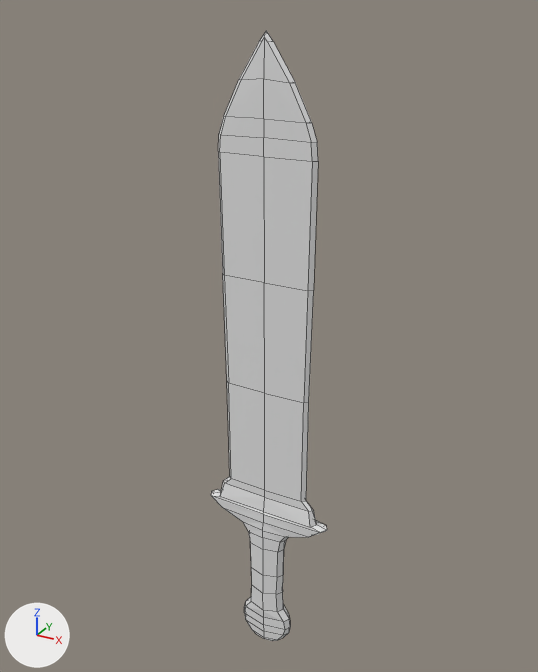
The Blender file Blender files/Basic Sword.blend as it was, and as the next commit left it.
One viewpoint serves both versions: a 50 mm lens placed at (2.46, -4.44, 2.66), pointed at (-0.06, 0.14, 0.37). The lights are fixed; the arrows at lower left show +X, +Y and +Z. Mesh edges are drawn as thin lines.

Script lines for the objects in view, before the commit:
```python
me_cube = bpy.data.meshes.new('Cube')
me_cube.from_pydata(...)  # 117 vertices, 92 faces; spans x -2.89..0.0, y -1.37..1.37, z -2.01..11.29
me_cube.materials.append(mat_material)  # white #e7e7e7
ob_cube = bpy.data.objects.new('Cube', me_cube)
ob_cube.location = (0.0, 0.0, -1.748)
ob_cube.scale = (0.188, 0.0533, 0.379)
_m = ob_cube.modifiers.new('Mirror', 'MIRROR')
_m.use_clip = True
```
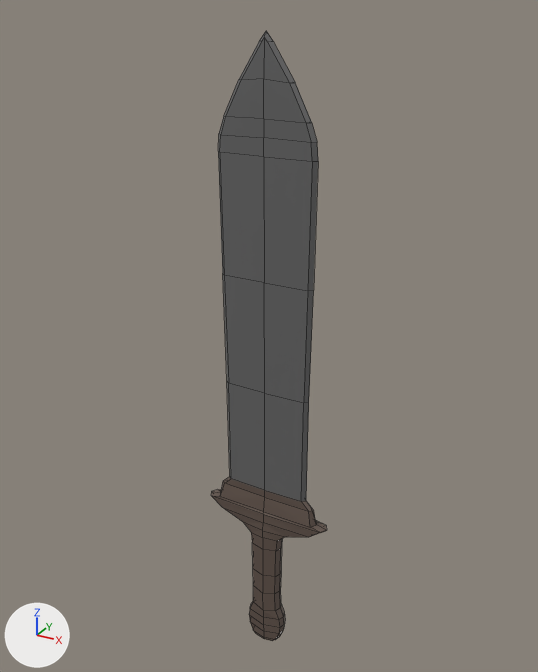
The change, as a diff of the scene's bpy script:
```diff
--- a/Blender files/Basic Sword.blend.py
+++ b/Blender files/Basic Sword.blend.py
@@ mat_handle @@
+mat_handle = principled_material('Handle')
+mat_handle.base_color = (0.123, 0.0878, 0.0701)  # brown #62544b
@@ mat_blade @@
+mat_blade = principled_material('Blade')
+mat_blade.base_color = (0.134, 0.134, 0.134)  # dark grey #666666
+mat_blade.roughness = 0.4
@@ me_cube @@
 me_cube.from_pydata(...)  # 117 vertices, 92 faces; spans x -2.89..0.0, y -1.37..1.37, z -2.01..11.29
 # used by ob_cube; location = (0.0, 0.0, -1.748); scale = (0.188, 0.0533, 0.379)
+# me_cube part 1: all 30 faces centred in x -1.93..-0.09, y -0.57..0.57, z 3.36..11.18 switch from mat_material (white #e7e7e7) to mat_blade (dark grey #666666)
+# me_cube part 2: all 62 faces centred in x -2.56..-0.25, y -1.18..1.18, z -1.97..2.1 switch from mat_material (white #e7e7e7) to mat_handle (brown #62544b)
```

Pixel boxes (x1, y1, x2, y2) of what changed, in the pictures (538 x 672 px):
part 1 of me_cube, recoloured
    both: (218, 31, 318, 501)
part 2 of me_cube, recoloured (grey to brown)
    both: (211, 476, 327, 537)
